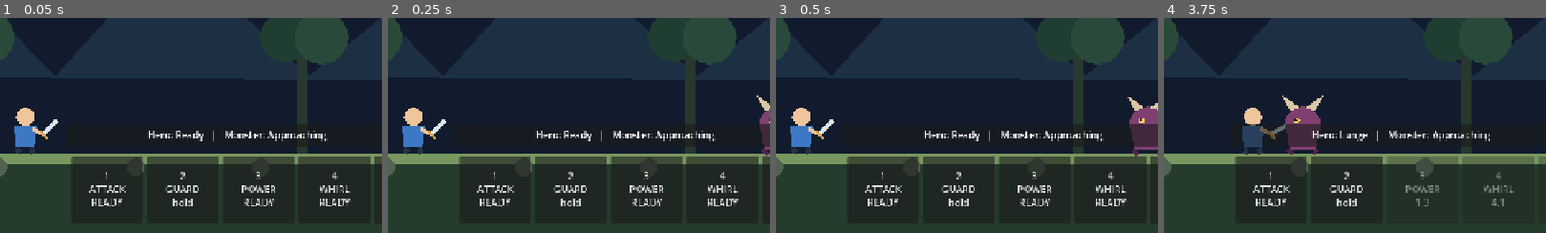
Above: before the commit, frames 1-4 (left to right).
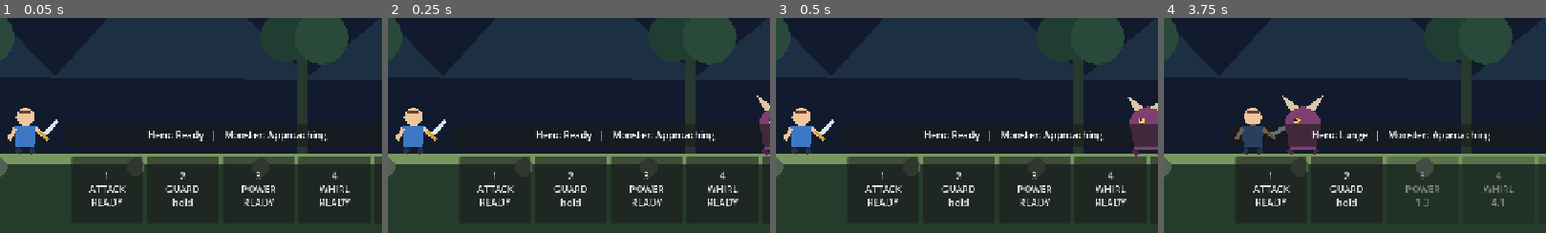
Above: after the commit, the same moments.

Repository: DibranMulder/2D-platform-game
Game: Godot game, scene res://prototypes/combat_arena/combat_arena.tscn
Same seed, same stepped clock (60 frames per second), same inputs: the game is played once before the commit and once after it. This scene is started directly instead of the project's main scene.
Inputs:
- Up to frame 1 (0.05 s): no input
- Up to frame 2 (0.25 s): no input
- Up to frame 3 (0.5 s): no input
- Up to frame 4 (3.75 s): click "1 ATTACK READY" at 0.5 s; click "1 ATTACK READY" at 1.25 s; click "3 POWER READY" at 2 s; click "4 WHIRL READY" at 2.75 s; click "5 LUNGE READY" at 3.5 s
The pictures show only the part of the screen within x 19-69%, y 45-95%; the shares and areas given below are measured in that part.

The runs differ from the first frame. In frame 1, 0.2% of the frame differs, in the area x 2-15%, y 43-58%; in frame 2, 0.2%; in frame 3, 0.2%; in frame 4, 0.2%.

Commit message:
Render selected lineages in combat arena

Diff:
--- a/client/prototypes/combat_arena/combat_arena.gd
+++ b/client/prototypes/combat_arena/combat_arena.gd
@@ -36,6 +36,7 @@
 func _ready() -> void:
     var selected_hero: Dictionary = {
         "name": "Prototype Hero",
+        "lineage_id": "human",
         "lineage_name": "Human",
         "allegiance": "light",
     }
@@ -46,6 +47,7 @@
             str(selected_hero.get("lineage_name", "Unknown Lineage")).to_upper(),
         ]
 
+    hero.configure_hero(selected_hero)
     _character_panels = CharacterPanelsScript.new() as PrototypeCharacterPanels
     $HUD.add_child(_character_panels)
     _character_panels.configure_hero(selected_hero)
--- a/client/prototypes/combat_arena/hero_controller.gd
+++ b/client/prototypes/combat_arena/hero_controller.gd
@@ -11,6 +11,16 @@
 const AIR_ACCELERATION := 850.0
 const GRAVITY := 1850.0
 const JUMP_VELOCITY := -670.0
+const LINEAGE_IDS: Array[String] = [
+    "human",
+    "tidekin",
+    "grove_centaur",
+    "aeralith",
+    "crag_troll",
+    "deep_goblin",
+    "sunscour",
+    "rimeborn",
+]
 
 var health := MAX_HEALTH
 var stamina := MAX_STAMINA
@@ -18,6 +28,7 @@
 var facing := 1
 var is_blocking := false
 var is_alive := true
+var lineage_id := "human"
 var _move_axis := 0.0
 var _jump_queued := false
 var _action_lock := 0.0
@@ -31,6 +42,12 @@
     "lunge": 0.0,
     "second_wind": 0.0,
 }
+
+
+func configure_hero(hero_data: Dictionary) -> void:
+    var requested_lineage := str(hero_data.get("lineage_id", "human"))
+    lineage_id = requested_lineage if LINEAGE_IDS.has(requested_lineage) else "human"
+    queue_redraw()
 
 
 func set_target(target: Node2D) -> void:
@@ -203,7 +220,30 @@
     var tint := Color("ffffff") if _hurt_flash <= 0.0 else Color("ff6b6b")
     var direction := float(facing)
 
-    draw_circle(Vector2(0.0, -62.0), 15.0, Color("efc59b") * tint)
+    match lineage_id:
+        "tidekin":
+            _draw_tidekin(tint)
+        "grove_centaur":
+            _draw_grove_centaur(tint)
+        "aeralith":
+            _draw_aeralith(tint)
+        "crag_troll":
+            _draw_crag_troll(tint)
+        "deep_goblin":
+            _draw_deep_goblin(tint)
+        "sunscour":
+            _draw_sunscour(tint)
+        "rimeborn":
+            _draw_rimeborn(tint)
+        _:
+            _draw_human(tint)
+
+    _draw_sword_and_guard(direction)
+
+
+func _draw_human(tint: Color) -> void:
+    var skin := Color("efc59b") * tint
+    draw_circle(Vector2(0.0, -62.0), 15.0, skin)
     draw_polygon(
         PackedVector2Array([
             Vector2(-19.0, -48.0),
@@ -215,21 +255,234 @@
     )
     draw_line(Vector2(-10.0, -10.0), Vector2(-13.0, 0.0), Color("263148"), 9.0)
     draw_line(Vector2(10.0, -10.0), Vector2(13.0, 0.0), Color("263148"), 9.0)
-    draw_line(Vector2(direction * 12.0, -42.0), Vector2(direction * 35.0, -31.0), Color("efc59b"), 7.0)
+    draw_line(Vector2(-17.0, -42.0), Vector2(-28.0, -24.0), skin, 7.0)
+    draw_line(Vector2(17.0, -42.0), Vector2(30.0, -31.0), skin, 7.0)
+    draw_line(Vector2(-10.0, -71.0), Vector2(10.0, -71.0), Color("6b3f2b") * tint, 5.0)
+
+
+func _draw_tidekin(tint: Color) -> void:
+    var skin := Color("72b86c") * tint
+    var cloth := Color("226c82") * tint
+    draw_circle(Vector2(0.0, -59.0), 19.0, skin)
+    draw_circle(Vector2(-10.0, -74.0), 7.0, Color("e9f2c7") * tint)
+    draw_circle(Vector2(10.0, -74.0), 7.0, Color("e9f2c7") * tint)
+    draw_circle(Vector2(-10.0, -74.0), 2.5, Color("18352f"))
+    draw_circle(Vector2(10.0, -74.0), 2.5, Color("18352f"))
+    draw_polygon(
+        PackedVector2Array([
+            Vector2(-21.0, -44.0),
+            Vector2(21.0, -44.0),
+            Vector2(16.0, -12.0),
+            Vector2(-16.0, -12.0),
+        ]),
+        PackedColorArray([cloth]),
+    )
+    draw_line(Vector2(-12.0, -12.0), Vector2(-25.0, 0.0), skin, 12.0)
+    draw_line(Vector2(12.0, -12.0), Vector2(25.0, 0.0), skin, 12.0)
+    draw_line(Vector2(-18.0, -40.0), Vector2(-32.0, -23.0), skin, 8.0)
+    draw_line(Vector2(18.0, -40.0), Vector2(31.0, -31.0), skin, 8.0)
+    draw_arc(Vector2.ZERO, 30.0, 3.55, 5.15, 12, Color("65c7ba") * tint, 5.0)
+
+
+func _draw_grove_centaur(tint: Color) -> void:
+    var coat := Color("95643f") * tint
+    var cloth := Color("4e743e") * tint
+    _draw_oval(Vector2(-1.0, -21.0), Vector2(35.0, 14.0), coat)
+    draw_polygon(
+        PackedVector2Array([
+            Vector2(-17.0, -67.0),
+            Vector2(17.0, -67.0),
+            Vector2(15.0, -29.0),
+            Vector2(-15.0, -29.0),
+        ]),
+        PackedColorArray([cloth]),
+    )
+    draw_circle(Vector2(0.0, -79.0), 13.0, Color("d2aa7b") * tint)
+    for leg_x: float in [-24.0, -8.0, 13.0, 27.0]:
+        draw_line(Vector2(leg_x, -18.0), Vector2(leg_x - 2.0, 0.0), coat, 7.0)
+    draw_line(Vector2(-32.0, -23.0), Vector2(-47.0, -31.0), Color("4e743e") * tint, 5.0)
+    draw_line(Vector2(-14.0, -56.0), Vector2(-27.0, -39.0), Color("d2aa7b") * tint, 7.0)
+    draw_line(Vector2(14.0, -56.0), Vector2(30.0, -42.0), Color("d2aa7b") * tint, 7.0)
+    draw_line(Vector2(-8.0, -90.0), Vector2(-14.0, -99.0), Color("d8b463") * tint, 3.0)
+    draw_line(Vector2(8.0, -90.0), Vector2(14.0, -99.0), Color("d8b463") * tint, 3.0)
+
+
+func _draw_aeralith(tint: Color) -> void:
+    var skin := Color("d7e8e9") * tint
+    draw_polygon(
+        PackedVector2Array([
+            Vector2(-13.0, -52.0),
+            Vector2(-47.0, -79.0),
+            Vector2(-35.0, -28.0),
+        ]),
+        PackedColorArray([Color("ccebf4") * tint]),
+    )
+    draw_polygon(
+        PackedVector2Array([
+            Vector2(13.0, -52.0),
+            Vector2(47.0, -79.0),
+            Vector2(35.0, -28.0),
+        ]),
+        PackedColorArray([Color("ccebf4") * tint]),
+    )
+    draw_circle(Vector2(0.0, -67.0), 14.0, skin)
+    draw_polygon(
+        PackedVector2Array([
+            Vector2(-17.0, -53.0),
+            Vector2(17.0, -53.0),
+            Vector2(12.0, -10.0),
+            Vector2(-12.0, -10.0),
+        ]),
+        PackedColorArray([Color("6d7fc3") * tint]),
+    )
+    draw_line(Vector2(-8.0, -10.0), Vector2(-12.0, 0.0), Color("39445e") * tint, 8.0)
+    draw_line(Vector2(8.0, -10.0), Vector2(12.0, 0.0), Color("39445e") * tint, 8.0)
+    draw_line(Vector2(-15.0, -48.0), Vector2(-28.0, -29.0), skin, 6.0)
+    draw_line(Vector2(15.0, -48.0), Vector2(31.0, -35.0), skin, 6.0)
+    draw_polygon(
+        PackedVector2Array([Vector2(-9.0, -78.0), Vector2(0.0, -95.0), Vector2(9.0, -78.0)]),
+        PackedColorArray([Color("f2c96f") * tint]),
+    )
+
+
+func _draw_crag_troll(tint: Color) -> void:
+    var skin := Color("78896a") * tint
+    draw_circle(Vector2(0.0, -63.0), 22.0, skin)
+    draw_polygon(
+        PackedVector2Array([
+            Vector2(-30.0, -47.0),
+            Vector2(30.0, -47.0),
+            Vector2(23.0, -8.0),
+            Vector2(-23.0, -8.0),
+        ]),
+        PackedColorArray([Color("5c4036") * tint]),
+    )
+    draw_line(Vector2(-18.0, -8.0), Vector2(-21.0, 0.0), Color("30342f") * tint, 13.0)
+    draw_line(Vector2(18.0, -8.0), Vector2(21.0, 0.0), Color("30342f") * tint, 13.0)
+    draw_line(Vector2(-28.0, -40.0), Vector2(-38.0, -14.0), skin, 12.0)
+    draw_line(Vector2(28.0, -40.0), Vector2(37.0, -29.0), skin, 12.0)
+    draw_polygon(
+        PackedVector2Array([Vector2(-21.0, -68.0), Vector2(-28.0, -79.0), Vector2(-12.0, -73.0)]),
+        PackedColorArray([Color("a6b098") * tint]),
+    )
+    draw_polygon(
+        PackedVector2Array([Vector2(21.0, -68.0), Vector2(28.0, -79.0), Vector2(12.0, -73.0)]),
+        PackedColorArray([Color("a6b098") * tint]),
+    )
+
+
+func _draw_deep_goblin(tint: Color) -> void:
+    var skin := Color("879b4c") * tint
+    draw_polygon(
+        PackedVector2Array([Vector2(-12.0, -52.0), Vector2(-35.0, -61.0), Vector2(-15.0, -41.0)]),
+        PackedColorArray([skin]),
+    )
+    draw_polygon(
+        PackedVector2Array([Vector2(12.0, -52.0), Vector2(35.0, -61.0), Vector2(15.0, -41.0)]),
+        PackedColorArray([skin]),
+    )
+    draw_circle(Vector2(0.0, -48.0), 15.0, skin)
+    draw_circle(Vector2(-6.0, -51.0), 4.0, Color("c7e9d1") * tint)
+    draw_circle(Vector2(6.0, -51.0), 4.0, Color("c7e9d1") * tint)
+    draw_rect(Rect2(-16.0, -34.0, 32.0, 26.0), Color("684a76") * tint)
+    draw_line(Vector2(-8.0, -8.0), Vector2(-12.0, 0.0), Color("292031") * tint, 8.0)
+    draw_line(Vector2(8.0, -8.0), Vector2(12.0, 0.0), Color("292031") * tint, 8.0)
+    draw_line(Vector2(-15.0, -29.0), Vector2(-28.0, -15.0), skin, 6.0)
+    draw_line(Vector2(15.0, -29.0), Vector2(29.0, -22.0), skin, 6.0)
+    draw_circle(Vector2(0.0, -30.0), 6.0, Color("d08342") * tint)
+
+
+func _draw_sunscour(tint: Color) -> void:
+    var skin := Color("9a6344") * tint
+    draw_circle(Vector2(0.0, -64.0), 15.0, skin)
+    draw_arc(Vector2(0.0, -66.0), 17.0, PI, TAU, 16, Color("b73b31") * tint, 8.0)
+    draw_line(Vector2(-12.0, -62.0), Vector2(12.0, -62.0), Color("e4c18b") * tint, 6.0)
+    draw_polygon(
+        PackedVector2Array([
+            Vector2(-19.0, -49.0),
+            Vector2(19.0, -49.0),
+            Vector2(16.0, -9.0),
+            Vector2(-16.0, -9.0),
+        ]),
+        PackedColorArray([Color("84332f") * tint]),
+    )
+    draw_polygon(
+        PackedVector2Array([Vector2(-18.0, -45.0), Vector2(-31.0, -6.0), Vector2(-6.0, -14.0)]),
+        PackedColorArray([Color("34304c") * tint]),
+    )
+    draw_line(Vector2(-10.0, -9.0), Vector2(-13.0, 0.0), Color("3d2926") * tint, 9.0)
+    draw_line(Vector2(10.0, -9.0), Vector2(13.0, 0.0), Color("3d2926") * tint, 9.0)
+    draw_line(Vector2(-17.0, -42.0), Vector2(-28.0, -24.0), skin, 7.0)
+    draw_line(Vector2(17.0, -42.0), Vector2(31.0, -31.0), skin, 7.0)
+
+
+func _draw_rimeborn(tint: Color) -> void:
+    var skin := Color("a9cbd5") * tint
+    draw_circle(Vector2(0.0, -64.0), 18.0, Color("dcebf0") * tint)
+    draw_circle(Vector2(0.0, -64.0), 13.0, skin)
+    draw_polygon(
+        PackedVector2Array([
+            Vector2(-24.0, -49.0),
+            Vector2(24.0, -49.0),
+            Vector2(19.0, -8.0),
+            Vector2(-19.0, -8.0),
+        ]),
+        PackedColorArray([Color("385f85") * tint]),
+    )
+    draw_line(Vector2(-12.0, -8.0), Vector2(-15.0, 0.0), Color("243c55") * tint, 11.0)
+    draw_line(Vector2(12.0, -8.0), Vector2(15.0, 0.0), Color("243c55") * tint, 11.0)
+    draw_line(Vector2(-21.0, -42.0), Vector2(-31.0, -22.0), Color("dcebf0") * tint, 9.0)
+    draw_line(Vector2(21.0, -42.0), Vector2(33.0, -31.0), Color("dcebf0") * tint, 9.0)
+    draw_polygon(
+        PackedVector2Array([Vector2(-17.0, -77.0), Vector2(-10.0, -91.0), Vector2(-4.0, -79.0)]),
+        PackedColorArray([Color("b9efff") * tint]),
+    )
+    draw_polygon(
+        PackedVector2Array([Vector2(17.0, -77.0), Vector2(10.0, -91.0), Vector2(4.0, -79.0)]),
+        PackedColorArray([Color("b9efff") * tint]),
+    )
+
+
+func _draw_oval(center: Vector2, radii: Vector2, color: Color) -> void:
+    var points := PackedVector2Array()
+    for index in 24:
+        var angle := TAU * float(index) / 24.0
+        points.append(center + Vector2(cos(angle) * radii.x, sin(angle) * radii.y))
+    draw_polygon(points, PackedColorArray([color]))
+
+
+func _weapon_origin() -> Vector2:
+    match lineage_id:
+        "grove_centaur":
+            return Vector2(30.0, -42.0)
+        "deep_goblin":
+            return Vector2(29.0, -22.0)
+        "crag_troll":
+            return Vector2(37.0, -29.0)
+        "aeralith":
+            return Vector2(31.0, -35.0)
+        _:
+            return Vector2(31.0, -31.0)
+
+
+func _draw_sword_and_guard(direction: float) -> void:
+    var hand := _weapon_origin()
+    hand.x *= direction
 
     var sword_reach := 72.0 if _attack_flash > 0.0 else 53.0
+    var tip := Vector2(direction * sword_reach, hand.y - 24.0)
     draw_line(
-        Vector2(direction * 31.0, -34.0),
-        Vector2(direction * sword_reach, -55.0),
+        hand,
+        tip,
         Color("dbe9ef"),
         7.0,
     )
     draw_line(
-        Vector2(direction * 25.0, -38.0),
-        Vector2(direction * 38.0, -25.0),
+        hand + Vector2(-direction * 7.0, -6.0),
+        hand + Vector2(direction * 7.0, 7.0),
         Color("d9a441"),
         5.0,
     )
 
     if is_blocking:
-        draw_arc(Vector2(direction * 25.0, -38.0), 31.0, -1.2, 1.2, 18, Color("80d7ff"), 7.0)
+        draw_arc(hand, 31.0, -1.2, 1.2, 18, Color("80d7ff"), 7.0)
--- /dev/null
+++ b/client/prototypes/combat_arena/lineage_visual_smoke.gd
@@ -0,0 +1,61 @@
+extends SceneTree
+
+const ARENA := "res://prototypes/combat_arena/combat_arena.tscn"
+const HERO_REGION := Rect2i(210, 430, 160, 210)
+const LINEAGES: Array[Dictionary] = [
+    {"id": "human", "name": "Humans", "allegiance": "light"},
+    {"id": "tidekin", "name": "Tidekin", "allegiance": "light"},
+    {"id": "grove_centaur", "name": "Grove Centaurs", "allegiance": "light"},
+    {"id": "aeralith", "name": "Aeralith", "allegiance": "light"},
+    {"id": "crag_troll", "name": "Crag Trolls", "allegiance": "dark"},
+    {"id": "deep_goblin", "name": "Deep Goblins", "allegiance": "dark"},
+    {"id": "sunscour", "name": "Sunscour", "allegiance": "dark"},
+    {"id": "rimeborn", "name": "Rimeborn", "allegiance": "dark"},
+]
+
+
+func _initialize() -> void:
+    call_deferred("_run")
+
+
+func _run() -> void:
+    var rendered_regions: Dictionary = {}
+    var failures: Array[String] = []
+
+    for lineage: Dictionary in LINEAGES:
+        var pixels := await _capture_hero(lineage)
+        if pixels.is_empty():
+            failures.append("%s produced no rendered pixels" % lineage["name"])
+            continue
+        for prior_lineage_id: String in rendered_regions:
+            if rendered_regions[prior_lineage_id] == pixels:
+                failures.append(
+                    "%s rendered identically to %s" % [lineage["id"], prior_lineage_id]
+                )
+        rendered_regions[lineage["id"]] = pixels
+
+    if not failures.is_empty():
+        for failure: String in failures:
+            push_error(failure)
+        quit(1)
+        return
+
+    print("Lineage visual smoke test passed for all eight battle silhouettes.")
+    quit(0)
+
+
+func _capture_hero(lineage: Dictionary) -> PackedByteArray:
+    set_meta("selected_hero", {
+        "name": "%s Check" % lineage["name"],
+        "lineage_id": lineage["id"],
+        "lineage_name": lineage["name"],
+        "allegiance": lineage["allegiance"],
+    })
+    change_scene_to_file(ARENA)
+    await process_frame
+    await process_frame
+    await process_frame
+    var viewport_image := root.get_viewport().get_texture().get_image()
+    if viewport_image == null or viewport_image.is_empty():
+        return PackedByteArray()
+    return viewport_image.get_region(HERO_REGION).get_data()
Not shown, changed: client/prototypes/combat_arena/README.md
Not shown, changed: docs/design/0005-combat-mechanics-prototype.md
